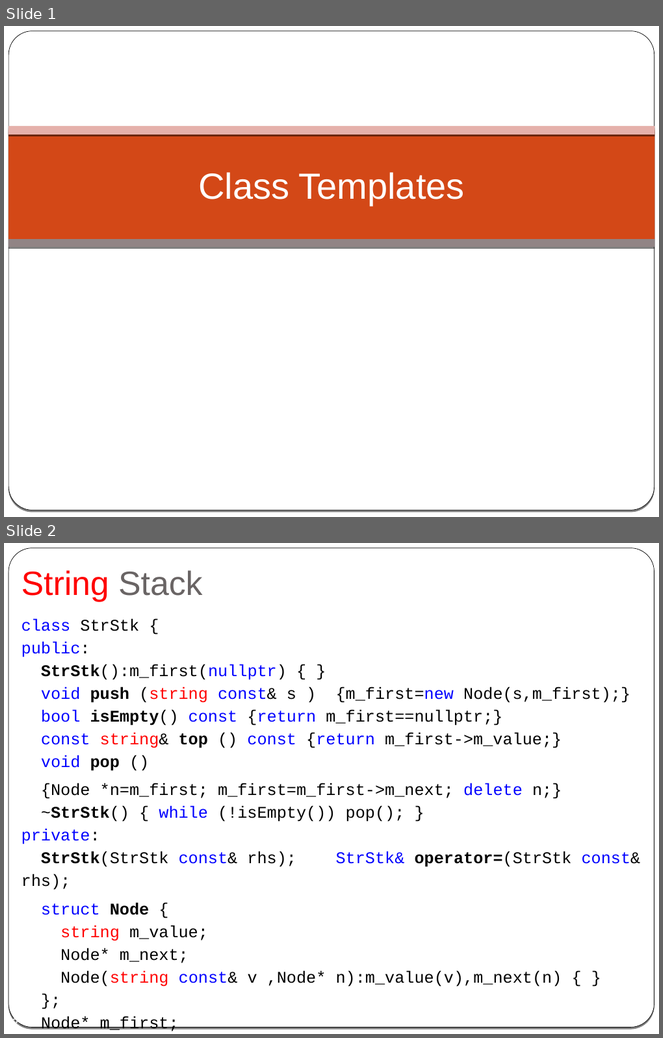
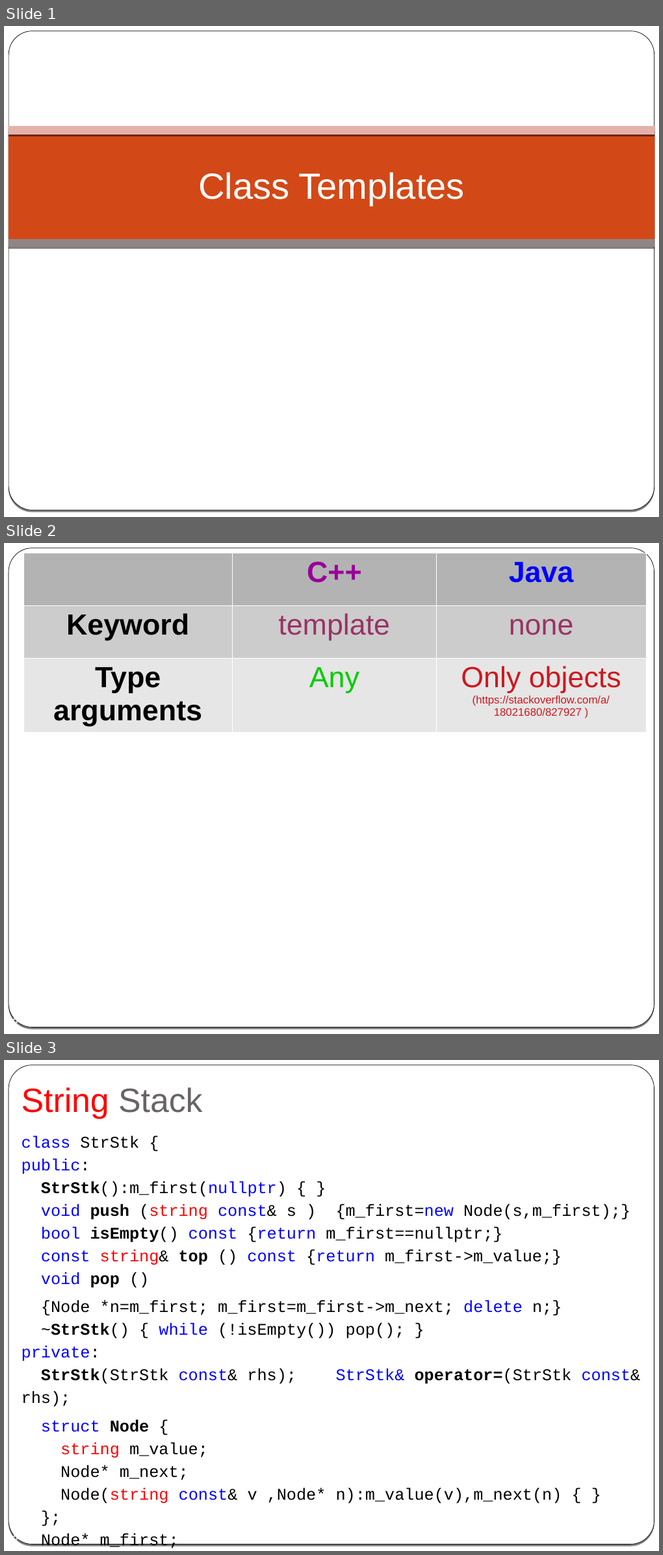
Before and after one commit to cpp-at-ariel/cpp-5779, a slide deck: 08-templates-iterators/slides-2-class-templates-iterators.odp. Shown one above the other, each under a label of ours: slides 1 and 2 before the commit, slides 1, 2 and 3 after it. The pictures are 663x1038 and 663x1555 pixels, drawn with LibreOffice and Linux fonts; fonts in the diff are those of the drawing. Boxes give left, top, right and bottom in pixels: in the first picture for what was removed or moved away, otherwise in the second. Text is boxed around its words. In the diff, an @@ line names an element or a change of style, - is before the commit and + after.

```diff
--- a/08-templates-iterators/slides-2-class-templates-iterators.odp
+++ b/08-templates-iterators/slides-2-class-templates-iterators.odp
@@ slide 2 added at bbox=[4, 543, 659, 1034], background gradient #000000 to #FFFFFF; not listed: 2 template elements that a slide beside it also shows @@
@@ table added at bbox=[24, 553, 647, 731], 3 rows, 3 columns @@
+ | C++ | Java
+Keyword | template | none
+Type arguments | Any | Only objects / (https://stackoverflow.com/a/18021680/827927 )
@@ page number added at bbox=[11, 1018, 18, 1025], 14 pt, text #FFFFFF @@
+2
@@ what was slide 2 is now slide 3 @@
```
Also in this commit, not shown: 18 other files.
